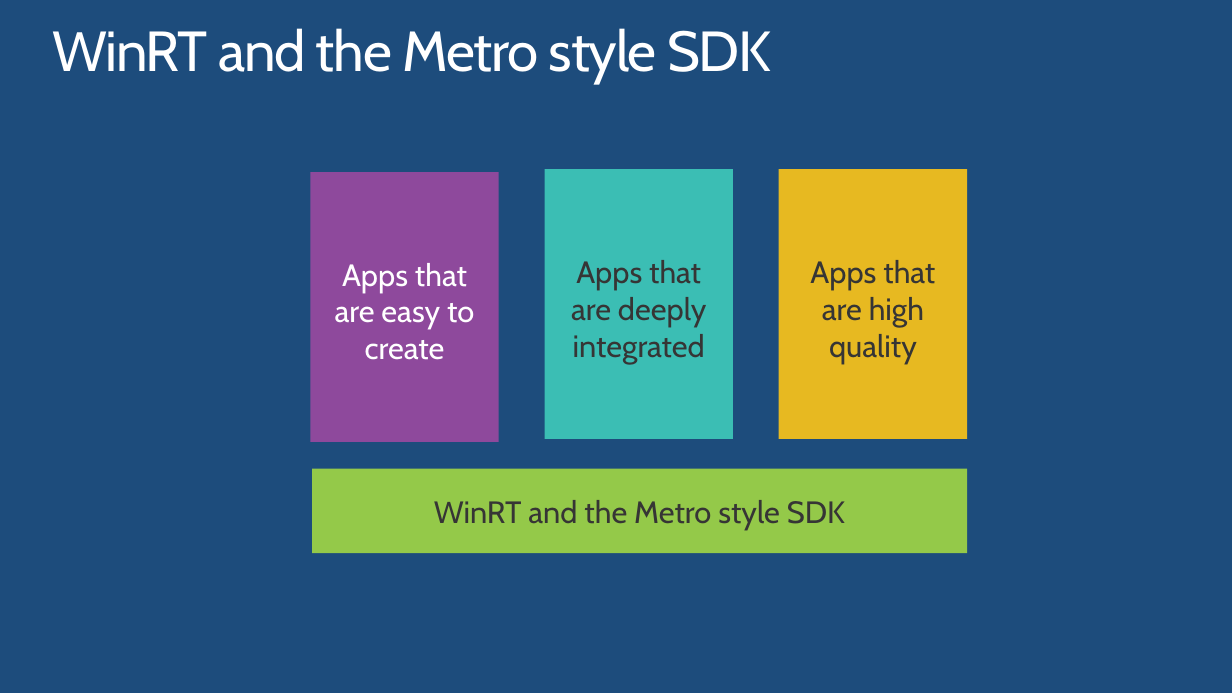
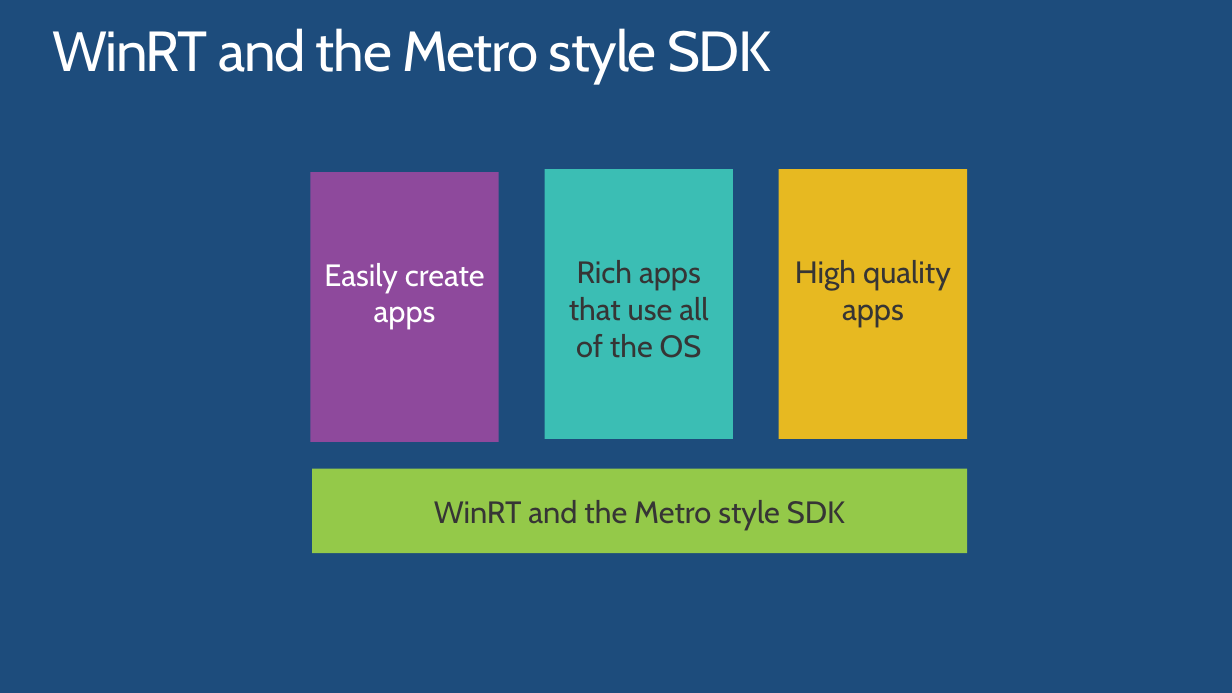
Before and after one commit to jflam/talk, a slide deck: slide 12 of slides/DEV350 Using Windows Runtime and SDK to build Metro style Apps.pptx. Drawn at 1232x693 pixels with LibreOffice and Linux fonts; fonts in the diff are those of the drawing. Boxes give left, top, right and bottom in pixels: in the first picture for what was removed or moved away, otherwise in the second. Text is boxed around its words. In the diff, an @@ line names an element or a change of style, - is before the commit and + after.

```diff
--- a/slides/DEV350 Using Windows Runtime and SDK to build Metro style Apps.pptx
+++ b/slides/DEV350 Using Windows Runtime and SDK to build Metro style Apps.pptx
@@ text in rectangle at <box>324,263,485,329</box>: text changed @@
-Apps that are easy to create
+Easily create apps
@@ text in rectangle at <box>569,260,708,358</box>: text changed @@
-Apps that are deeply integrated
+Rich apps that use all of the OS
@@ text in rectangle at <box>795,260,951,326</box>: text changed @@
-Apps that are high quality
+High quality apps
```
Also in this commit, not shown: 4 other slides changed.
